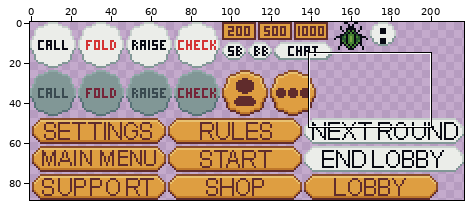
Pixel-art file -- aseprite_files/Master Button Sheet.aseprite. The picture above shows the old version from afar; the outline marks the close-up.
Close-up. First the earlier version:
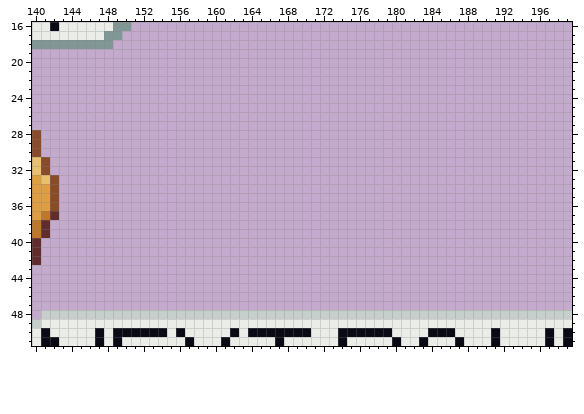
217x89 pixels, 1 frame. Shown: x 140..199, y 16..51.
The same view after the edit:
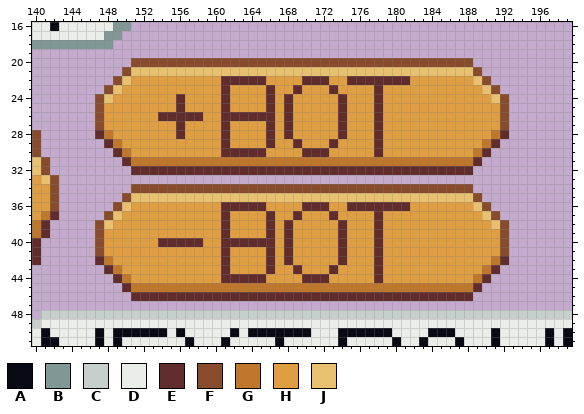
Palette (. is transparent): A #090a14  B #819796  C #c7cfcc  D #ebede9  E #602c2c  F #884b2b  G #be772b  H #de9e41  J #e8c170
Difference:
--- layers "Text", "Buttons"
@@ x 140..199 @@
 19 ............................................................
-20 ............................................................
-21 ............................................................
-22 ............................................................
-23 ............................................................
-24 ............................................................
-25 ............................................................
-26 ............................................................
-27 ............................................................
-28 F...........................................................
-29 F...........................................................
-30 F...........................................................
-31 JF..........................................................
-32 JF..........................................................
+20 ...........FFFFFFFFFFFFFFFFFFFFFFFFFFFFFFFFFFFFFF...........
+21 ..........FJJJJJJJJJJJJJJJJJJJJJJJJJJJJJJJJJJJJJJF..........
+22 .........FJHHHHHHHHHHEEEEEHHHHEEEHHEEEEEEEHHHHHHHJF.........
+23 ........FJHHHHHHHHHHHEHHHHEHHEHHHEHHHHEHHHHHHHHHHHJF........
+24 .......FJHHHHHHHEHHHHEHHHHEHEHHHHHEHHHEHHHHHHHHHHHHJF.......
+25 .......FHHHHHHHHEHHHHEHHHHEHEHHHHHEHHHEHHHHHHHHHHHHHF.......
+26 .......FHHHHHHEEEEEHHEEEEEEHEHHHHHEHHHEHHHHHHHHHHHHHF.......
+27 .......FHHHHHHHHEHHHHEHHHHEHEHHHHHEHHHEHHHHHHHHHHHHHF.......
+28 F......EGHHHHHHHEHHHHEHHHHEHEHHHHHEHHHEHHHHHHHHHHHHGE.......
+29 F.......EGHHHHHHHHHHHEHHHHEHHEHHHEHHHHEHHHHHHHHHHHGE........
+30 F........EGHHHHHHHHHHEEEEEHHHHEEEHHHHHEHHHHHHHHHHGE.........
+31 JF........EGGGGGGGGGGGGGGGGGGGGGGGGGGGGGGGGGGGGGGE..........
+32 JF.........EEEEEEEEEEEEEEEEEEEEEEEEEEEEEEEEEEEEEE...........
 33 HJF.........................................................
-34 HHF.........................................................
-35 HHF.........................................................
-36 HHF.........................................................
-37 HGE.........................................................
-38 GE..........................................................
-39 GE..........................................................
-40 E...........................................................
-41 E...........................................................
-42 E...........................................................
-43 ............................................................
-44 ............................................................
-45 ............................................................
-46 ............................................................
+34 HHF........FFFFFFFFFFFFFFFFFFFFFFFFFFFFFFFFFFFFFF...........
+35 HHF.......FJJJJJJJJJJJJJJJJJJJJJJJJJJJJJJJJJJJJJJF..........
+36 HHF......FJHHHHHHHHHHEEEEEHHHHEEEHHEEEEEEEHHHHHHHJF.........
+37 HGE.....FJHHHHHHHHHHHEHHHHEHHEHHHEHHHHEHHHHHHHHHHHJF........
+38 GE.....FJHHHHHHHHHHHHEHHHHEHEHHHHHEHHHEHHHHHHHHHHHHJF.......
+39 GE.....FHHHHHHHHHHHHHEHHHHEHEHHHHHEHHHEHHHHHHHHHHHHHF.......
+40 E......FHHHHHHEEEEEHHEEEEEEHEHHHHHEHHHEHHHHHHHHHHHHHF.......
+41 E......FHHHHHHHHHHHHHEHHHHEHEHHHHHEHHHEHHHHHHHHHHHHHF.......
+42 E......EGHHHHHHHHHHHHEHHHHEHEHHHHHEHHHEHHHHHHHHHHHHGE.......
+43 ........EGHHHHHHHHHHHEHHHHEHHEHHHEHHHHEHHHHHHHHHHHGE........
+44 .........EGHHHHHHHHHHEEEEEHHHHEEEHHHHHEHHHHHHHHHHGE.........
+45 ..........EGGGGGGGGGGGGGGGGGGGGGGGGGGGGGGGGGGGGGGE..........
+46 ...........EEEEEEEEEEEEEEEEEEEEEEEEEEEEEEEEEEEEEE...........
 47 ............................................................
